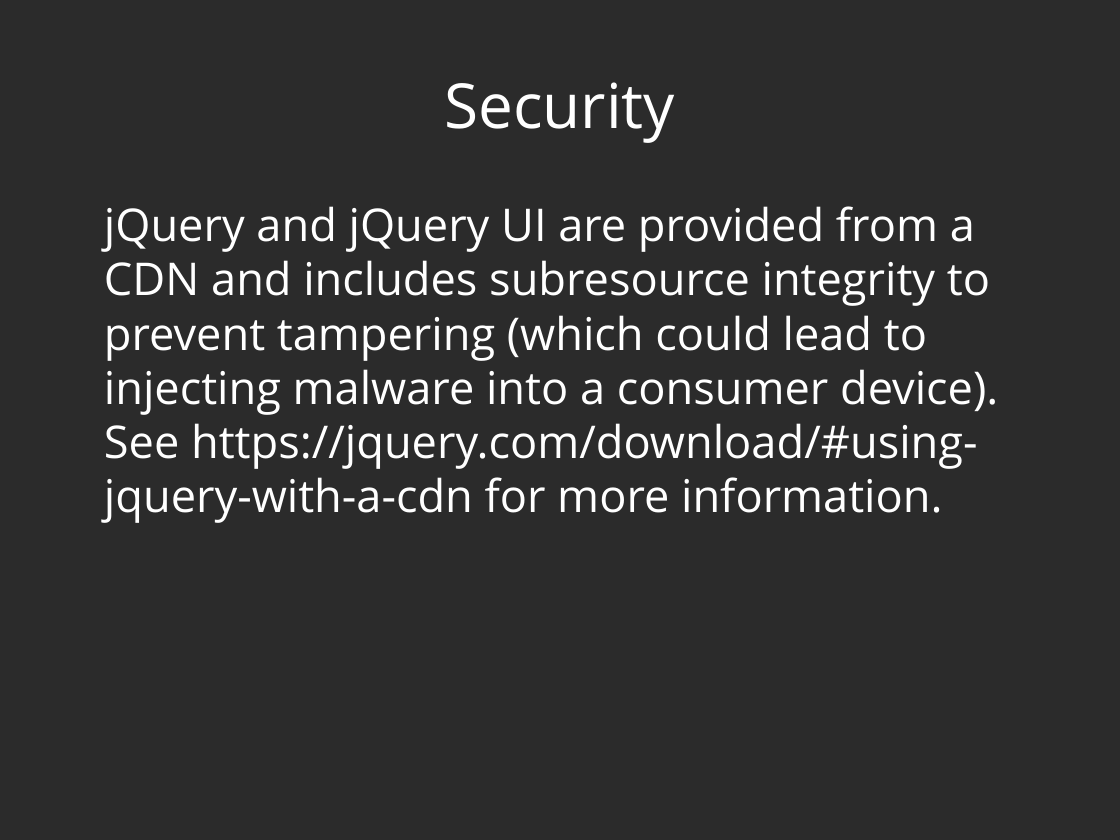
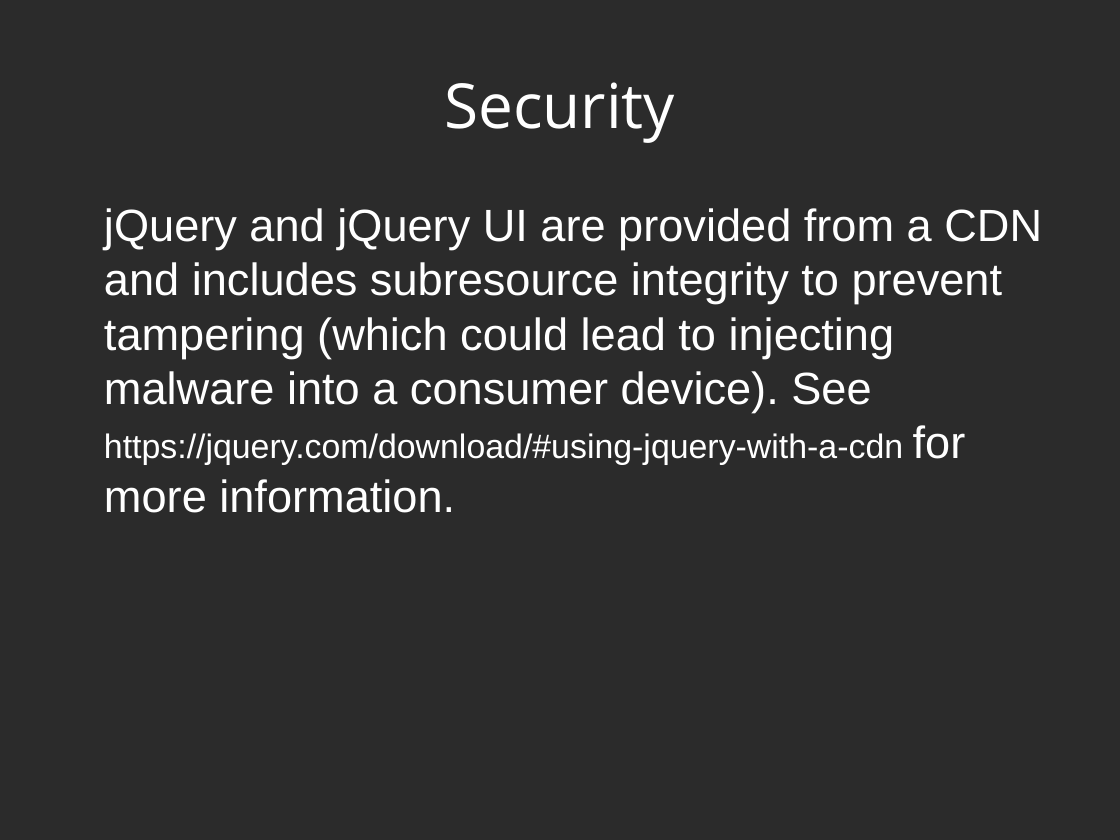
Before and after one commit to privacymaverick/mpn-generator, a slide deck: slide 4 of slidedeck.odp. Drawn at 1120x840 pixels with LibreOffice and Linux fonts; fonts in the diff are those of the drawing; background and template pictures are left out; a plain dark background stands for a picture behind light text. Boxes give left, top, right and bottom in pixels: in the first picture for what was removed or moved away, otherwise in the second. Text is boxed around its words. In the diff, an @@ line names an element or a change of style, - is before the commit and + after.

```diff
--- a/slidedeck.odp
+++ b/slidedeck.odp
@@ text "jQuery and jQuery UI are ..." at bbox=[104, 208, 1042, 513]: size 32 to 24 pt in "https://jquery.com/download/#using-jquery-with-a-cdn"; font Open Sans to Arial @@
```
Also in this commit, not shown: 8 other slides changed, 3 other files.
